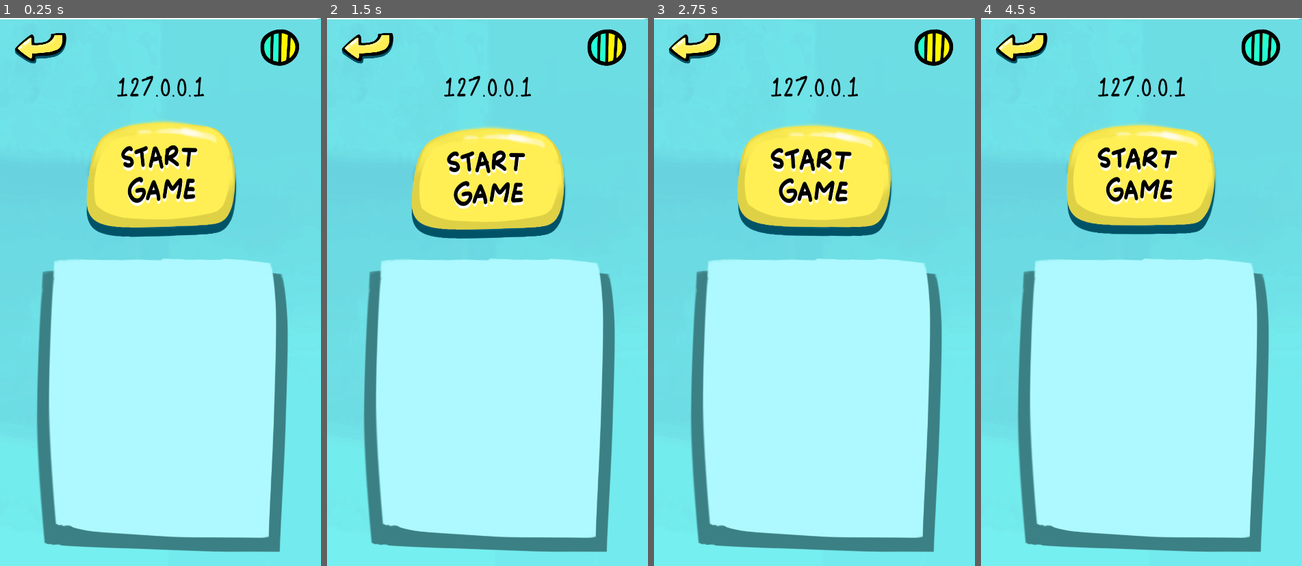
Above: before the commit, frames 1-4 (left to right).
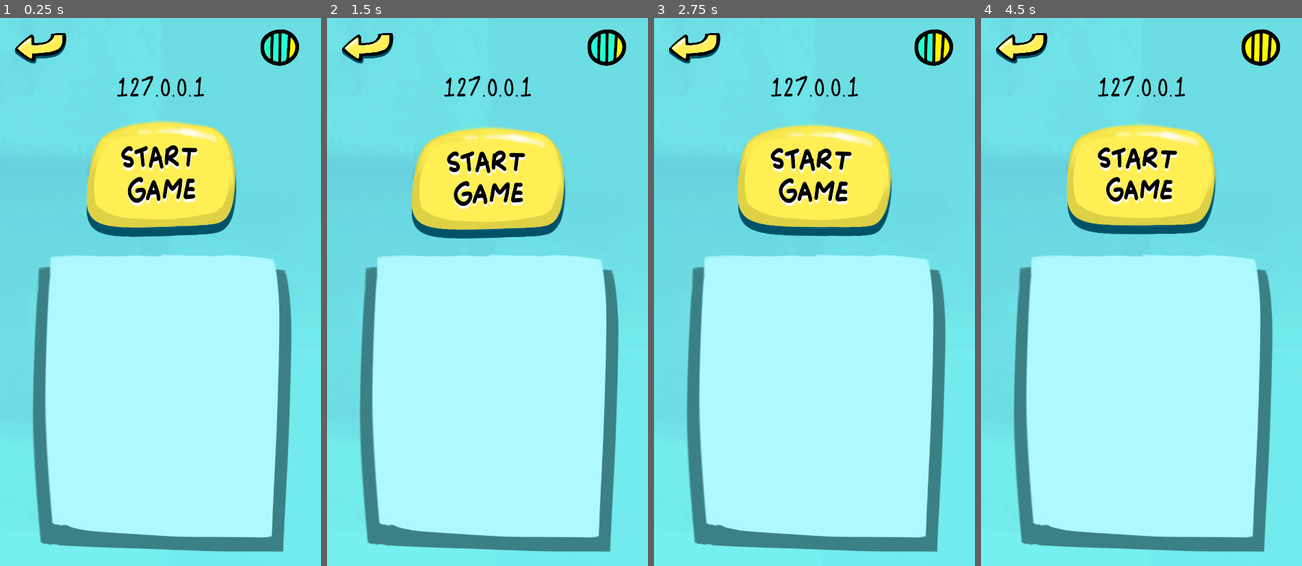
Above: after the commit, the same moments.

Repository: brennanho/Trio
Game: Godot game, scene res://Lobby.tscn
Same seed, same stepped clock (60 frames per second), same inputs: the game is played once before the commit and once after it. This scene is started directly instead of the project's main scene.
Inputs:
- Up to frame 1 (0.25 s): no input
- Up to frame 2 (1.5 s): no input
- Up to frame 3 (2.75 s): no input
- Up to frame 4 (4.5 s): no input

The runs differ from the first frame. In frame 1, 3.7% of the frame differs, in the area x 0-100%, y 0-98%; in frame 2, 3.7%; in frame 3, 3.7%; in frame 4, 3.9%.

Commit message:
Scrolling menu UI

Diff:
--- a/Lobby.tscn
+++ b/Lobby.tscn
@@ -43,10 +43,10 @@
 [node name="Background" type="TextureRect" parent="."]
 anchor_right = 1.0
 anchor_bottom = 1.0
-margin_left = 1017.0
-margin_top = -11.0
-margin_right = 613.0
-margin_bottom = 421.0
+margin_left = 1030.0
+margin_top = -21.0
+margin_right = 645.0
+margin_bottom = 424.0
 rect_rotation = 90.0
 texture = ExtResource( 1 )
 expand = true
@@ -103,8 +103,8 @@
 [node name="Loading" type="AnimatedSprite" parent="."]
 position = Vector2( 947.176, 513.004 )
 scale = Vector2( 0.448125, 0.498043 )
-frames = SubResource( 3 )
-frame = 1
+frames = SubResource( 2 )
+frame = 2
 playing = true
 flip_v = true
 
--- a/Main.tscn
+++ b/Main.tscn
@@ -46,7 +46,10 @@
 show_behind_parent = true
 anchor_right = 1.0
 anchor_bottom = 1.0
-margin_right = 12.0
+margin_left = -26.0
+margin_top = -32.0
+margin_right = 38.0
+margin_bottom = 22.0
 texture = ExtResource( 1 )
 expand = true
 stretch_mode = 1
@@ -101,7 +104,7 @@
 position = Vector2( 503.56, 662.227 )
 scale = Vector2( 0.143161, 0.197384 )
 frames = SubResource( 2 )
-frame = 6
+frame = 2
 playing = true
 
 [connection signal="button_down" from="Find_Opponent" to="Find_Opponent" method="_on_Find_Opponent_button_down"]
--- a/Select_Room.tscn
+++ b/Select_Room.tscn
@@ -1,20 +1,53 @@
-[gd_scene load_steps=12 format=2]
+[gd_scene load_steps=20 format=2]
 
 [ext_resource path="res://Menu_Sprites/BG_MENU_GLACIER.png" type="Texture" id=1]
-[ext_resource path="res://scripts/rooms.gd" type="Script" id=2]
-[ext_resource path="res://Menu_Sprites/BACK_OFF.png" type="Texture" id=3]
-[ext_resource path="res://Menu_Sprites/BACK_ON.png" type="Texture" id=4]
-[ext_resource path="res://scripts/back.gd" type="Script" id=5]
-[ext_resource path="res://Menu_Sprites/FX/0LOADING_EMPTY.png" type="Texture" id=6]
-[ext_resource path="res://Menu_Sprites/FX/1LOADING_FILL.png" type="Texture" id=7]
-[ext_resource path="res://Menu_Sprites/FX/2LOADING_FILL.png" type="Texture" id=8]
-[ext_resource path="res://Menu_Sprites/FX/3LOADING_FILL.png" type="Texture" id=9]
-[ext_resource path="res://Menu_Sprites/FX/4LOADING_FULL.png" type="Texture" id=10]
+[ext_resource path="res://fonts/Robi-Regular.ttf" type="DynamicFontData" id=2]
+[ext_resource path="res://scripts/rooms.gd" type="Script" id=3]
+[ext_resource path="res://Menu_Sprites/BACK_OFF.png" type="Texture" id=4]
+[ext_resource path="res://Menu_Sprites/BACK_ON.png" type="Texture" id=5]
+[ext_resource path="res://scripts/back.gd" type="Script" id=6]
+[ext_resource path="res://Menu_Sprites/FX/0LOADING_EMPTY.png" type="Texture" id=7]
+[ext_resource path="res://Menu_Sprites/FX/1LOADING_FILL.png" type="Texture" id=8]
+[ext_resource path="res://Menu_Sprites/FX/2LOADING_FILL.png" type="Texture" id=9]
+[ext_resource path="res://Menu_Sprites/FX/3LOADING_FILL.png" type="Texture" id=10]
+[ext_resource path="res://Menu_Sprites/FX/4LOADING_FULL.png" type="Texture" id=11]
 
-[sub_resource type="SpriteFrames" id=3]
+[sub_resource type="DynamicFont" id=8]
+
+size = 50
+font_data = ExtResource( 2 )
+
+[sub_resource type="StyleBoxEmpty" id=2]
+
+
+[sub_resource type="StyleBoxEmpty" id=3]
+
+
+[sub_resource type="StyleBoxEmpty" id=4]
+
+
+[sub_resource type="StyleBoxEmpty" id=5]
+
+
+[sub_resource type="StyleBoxEmpty" id=6]
+
+
+[sub_resource type="Theme" id=7]
+
+VScrollBar/icons/decrement = null
+VScrollBar/icons/decrement_highlight = null
+VScrollBar/icons/increment = null
+VScrollBar/icons/increment_highlight = null
+VScrollBar/styles/grabber = SubResource( 2 )
+VScrollBar/styles/grabber_highlight = SubResource( 3 )
+VScrollBar/styles/grabber_pressed = SubResource( 4 )
+VScrollBar/styles/scroll = SubResource( 5 )
+VScrollBar/styles/scroll_focus = SubResource( 6 )
+
+[sub_resource type="SpriteFrames" id=1]
 
 animations = [ {
-"frames": [ ExtResource( 6 ), ExtResource( 7 ), ExtResource( 8 ), ExtResource( 9 ), ExtResource( 10 ) ],
+"frames": [ ExtResource( 7 ), ExtResource( 8 ), ExtResource( 9 ), ExtResource( 10 ), ExtResource( 11 ) ],
 "loop": true,
 "name": "default",
 "speed": 7.5
@@ -23,6 +56,10 @@
 [node name="Main" type="Control"]
 anchor_right = 1.0
 anchor_bottom = 1.0
+margin_left = -23.0
+margin_top = -20.0
+margin_right = 20.0
+margin_bottom = 13.0
 
 [node name="Background" type="TextureRect" parent="."]
 anchor_right = 1.0
@@ -32,29 +69,48 @@
 texture = ExtResource( 1 )
 expand = true
 
-[node name="Rooms" type="VBoxContainer" parent="."]
-margin_left = 75.2852
-margin_top = 184.55
-margin_right = 525.285
-margin_bottom = 982.55
-script = ExtResource( 2 )
+[node name="Title" type="Label" parent="."]
+anchor_right = 1.0
+anchor_bottom = 1.0
+margin_left = 165.0
+margin_top = 100.32
+margin_right = -185.0
+margin_bottom = -910.68
+custom_fonts/font = SubResource( 8 )
+custom_colors/font_color = Color( 0, 0, 0, 1 )
+custom_colors/font_outline_modulate = Color( 0, 0, 0, 1 )
+text = "Available Rooms"
+percent_visible = -0.0714286
+
+[node name="ScrollContainer" type="ScrollContainer" parent="."]
+margin_left = 99.5564
+margin_top = 214.165
+margin_right = 548.556
+margin_bottom = 959.165
+mouse_filter = 1
+mouse_default_cursor_shape = 1
+theme = SubResource( 7 )
+scroll_horizontal_enabled = false
+
+[node name="Rooms" type="VBoxContainer" parent="ScrollContainer"]
+show_behind_parent = true
+script = ExtResource( 3 )
 
 [node name="Back" type="TextureButton" parent="."]
 margin_left = 6.0
 margin_top = 14.0
 margin_right = 145.0
 margin_bottom = 122.0
-texture_normal = ExtResource( 3 )
-texture_pressed = ExtResource( 4 )
+texture_normal = ExtResource( 4 )
+texture_pressed = ExtResource( 5 )
 expand = true
-script = ExtResource( 5 )
+script = ExtResource( 6 )
 
 [node name="Loading" type="AnimatedSprite" parent="."]
-position = Vector2( 486.015, 55.2459 )
+position = Vector2( 544.722, 66.3526 )
 rotation = 1.5708
 scale = Vector2( 0.499022, 0.562123 )
-frames = SubResource( 3 )
-frame = 2
+frames = SubResource( 1 )
 playing = true
 
 [connection signal="pressed" from="Back" to="Back" method="_on_Back_pressed"]
--- a/scripts/game_screen.gd
+++ b/scripts/game_screen.gd
@@ -103,14 +103,12 @@
 
 #Broadcasts a set found update to the game to all players
 sync func update_game(set, player_id):
-	print(cards.size())
 	if global.game_mode == "local":
 		global.players_score[player_id] += 1
 		get_parent().get_node("Color/Scores").get_node(str(player_id)).text = str(global.fruits[player_id%global.fruits.size()]) + " :  " + str(global.players_score[player_id])
 
 	var victim_card
 	for i in range(3): #Refresh the board with new cards
-		print(set[i][4])
 		var card_node = get_node(set[i][4]).get_node("card")
 		card_node.refresh_card()
 		victim_card = card_node.get_parent().name
@@ -183,8 +181,8 @@
 					get_node("ping").start()
 				else: #Local game
 					rpc("update_game", set, global.my_name)
-			else:
-				print("not a set")
+			else: #Not a set
+				pass
 			for i in range(3):
 				var card_node = get_node(set[i][4])
 				card_node.self_modulate = "#ffffff"
--- a/scripts/global.gd
+++ b/scripts/global.gd
@@ -100,6 +100,13 @@
 	"Tamarind",
 	"Yuzu"]
 
+func ip_to_name(ip):
+	var hashed = 0
+	ip = ip.split('.')
+	for num in ip:
+		hashed += int(num)
+	return fruits[hashed%fruits.size()]
+
 func get_host_ip():
 	var ips = []
 	var bad_ips = ['169.254', '127.0.0.1', '0:0']
--- a/scripts/lobby.gd
+++ b/scripts/lobby.gd
@@ -51,6 +51,7 @@
 		global.discover_thread = Thread.new()
 		global.discover_thread.start(get_node("Network"), "broadcast_to_clients", [null])
 	else:
+		get_parent().get_node("Start_Game").disabled = true
 		get_node("Network").init_client(global.server_ip)
 		get_parent().get_node("Start_Game").disabled = true
 	var start_game_button = get_parent().get_node("Start_Game")
--- a/scripts/rooms.gd
+++ b/scripts/rooms.gd
@@ -11,7 +11,9 @@
 	global.udp_sock.listen(udp_client_port)
 	global.discovery_on = true
 	if global.discovery_on:
-		for addr in IP.get_local_addresses():
+		var addresses = IP.get_local_addresses()
+		addresses.append("255.255.255.255")
+		for addr in addresses:
 			var parts = addr.split('.')
 			if parts.size() == 4:
 				parts[3] = '255'
@@ -48,8 +50,11 @@
 			server_button.name = server_ip
 			server_button.text = server_ip
 			server_button.rect_min_size.y = 75
+			server_button.mouse_filter = server_button.MOUSE_FILTER_PASS
 			server_button.connect("pressed", self, "_pressed", [server_ip])
 			add_child(server_button)
 
 func _ready():
+	rect_min_size.x = get_parent().rect_size.x
+	rect_min_size.y = get_parent().rect_size.y
 	set_process(true)
Not shown: 2 places in Lobby.tscn that only renumber resources
Not shown, changed: export_presets.cfg
Not shown, changed: Set.apk
